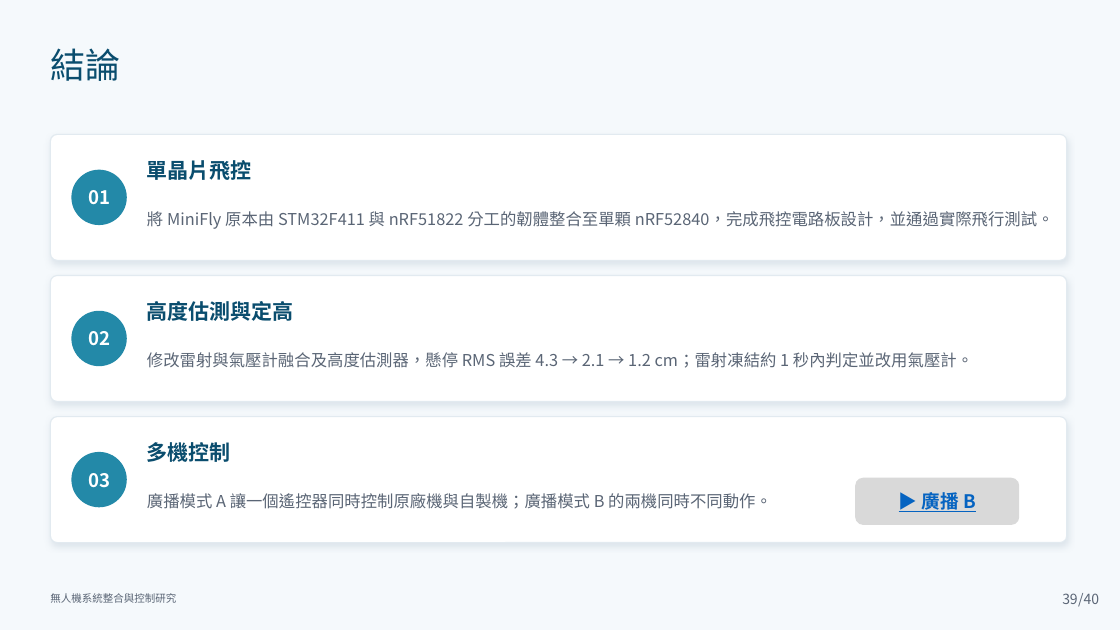
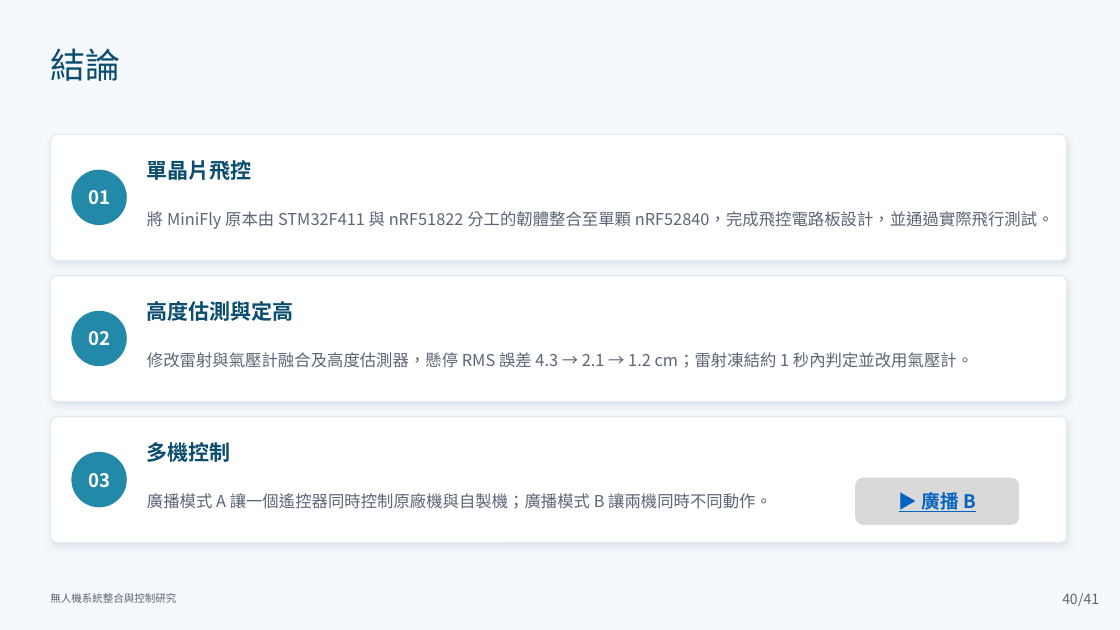
Before and after one commit to lingken1028/-, a slide deck: slide 40 of 無人機系統整合與控制研究_口試簡報 2.pptx (slide 39 before the commit). Drawn at 1120x630 pixels with LibreOffice and Linux fonts; fonts in the diff are those of the drawing. Boxes give left, top, right and bottom in pixels: in the first picture for what was removed or moved away, otherwise in the second. Text is boxed around its words. In the diff, an @@ line names an element or a change of style, - is before the commit and + after.

```diff
--- a/無人機系統整合與控制研究_口試簡報 2.pptx
+++ b/無人機系統整合與控制研究_口試簡報 2.pptx
@@ text at <box>147,493,772,509</box>: text changed @@
-廣播模式 A 讓一個遙控器同時控制原廠機與自製機；廣播模式 B 的兩機同時不同動作。
+廣播模式 A 讓一個遙控器同時控制原廠機與自製機；廣播模式 B 讓兩機同時不同動作。
@@ page number at <box>1062,593,1078,604</box>: text changed @@
-/40
+40
@@ page number removed at <box>1062,593,1078,604</box> @@
-39
@@ text added at <box>1078,593,1099,607</box>, 12 pt, text #5A6575 @@
+/41
```
Also in this commit, not shown: 82 other slides changed, 2 slides added.
